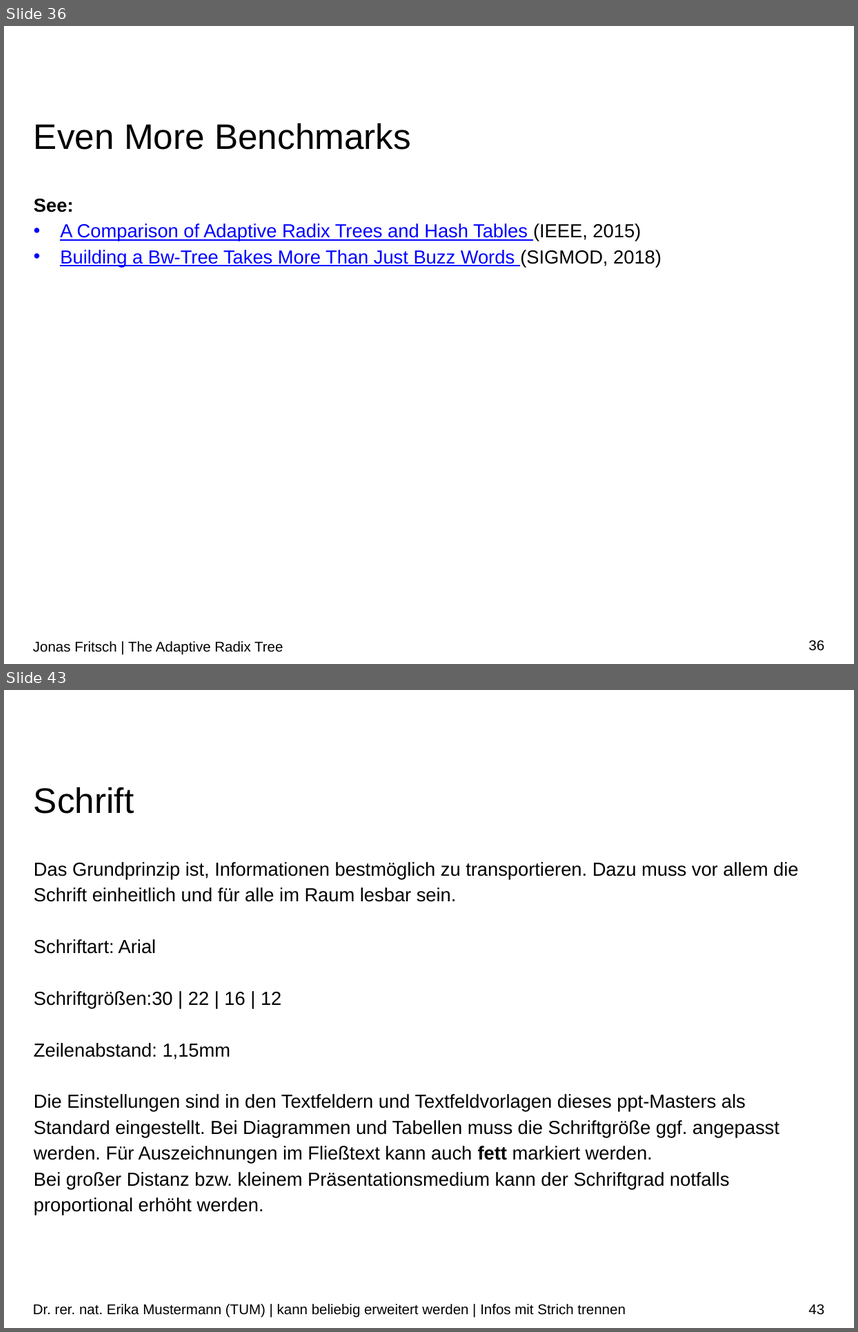
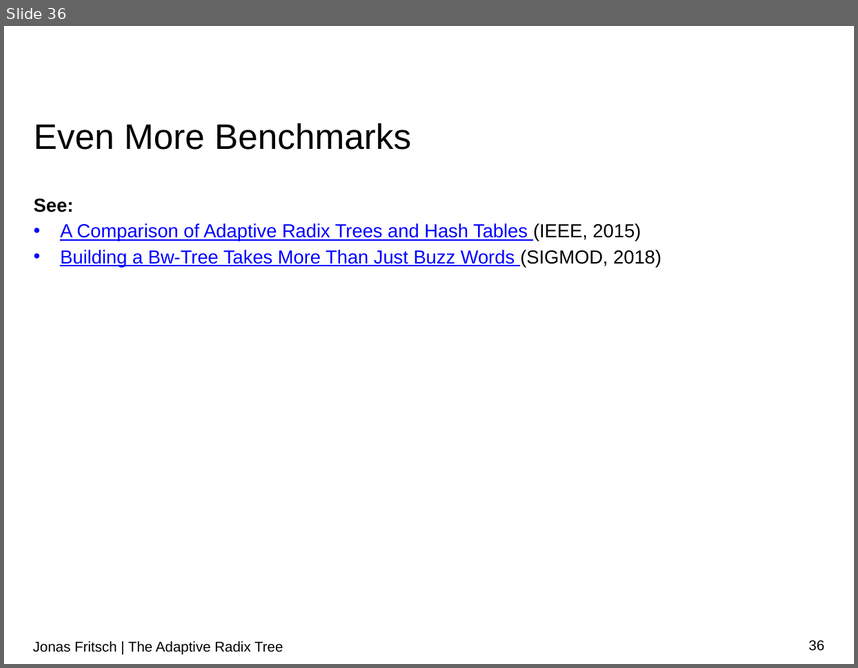
Before and after one commit to atalantus/The-Adaptive-Radix-Tree, a slide deck: Presentation/The Adaptive Radix Tree.pptx. Shown one above the other, each under a label of ours: slides 36 and 43 before the commit, slide 36 after it; the slides between them are not shown. The pictures are 858x1332 and 858x668 pixels, drawn with LibreOffice and Linux fonts; fonts in the diff are those of the drawing; background and template pictures are left out. Boxes give left, top, right and bottom in pixels: in the first picture for what was removed or moved away, otherwise in the second. Text is boxed around its words. In the diff, an @@ line names an element or a change of style, - is before the commit and + after.

```diff
--- a/Presentation/The Adaptive Radix Tree.pptx
+++ b/Presentation/The Adaptive Radix Tree.pptx
@@ slide 43 removed at box(4, 690, 854, 1328), background #FFFFFF @@
@@ title removed at box(34, 787, 134, 814) @@
-Schrift
@@ text removed at box(34, 862, 798, 1215) @@
-Das Grundprinzip ist, Informationen bestmöglich zu transportieren. Dazu muss vor allem die Schrift einheitlich und für alle im Raum lesbar sein.
-Schriftart: Arial
-Schriftgrößen:30 | 22 | 16 | 12
-Zeilenabstand: 1,15mm
-Die Einstellungen sind in den Textfeldern und Textfeldvorlagen dieses ppt-Masters als Standard eingestellt. Bei Diagrammen und Tabellen muss die Schriftgröße ggf. angepasst werden. Für Auszeichnungen im Fließtext kann auch fett markiert werden.
-Bei großer Distanz bzw. kleinem Präsentationsmedium kann der Schriftgrad notfalls proportional erhöht werden.
@@ text removed at box(33, 1303, 625, 1317) @@
-Dr. rer. nat. Erika Mustermann (TUM) | kann beliebig erweitert werden | Infos mit Strich trennen
@@ page number removed at box(809, 1303, 824, 1314) @@
-43
```
Also in this commit, not shown: 2 slides changed, 21 other slides removed, 1 other file.
